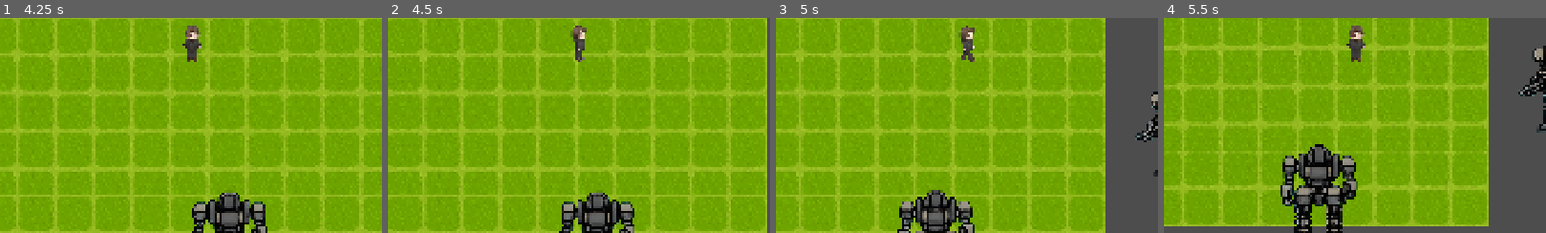
Above: before the commit, frames 1-4 (left to right).
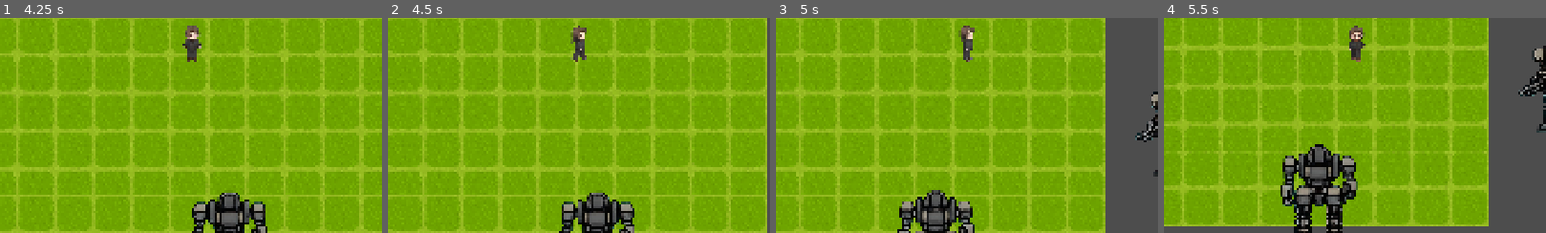
Above: after the commit, the same moments.

Repository: liup215/UnchartedLife
Game: Godot game, scene res://ui/main_menu/main_menu.tscn
Same seed, same stepped clock (60 frames per second), same inputs: the game is played once before the commit and once after it. The engine's default icon, where the game draws it, is replaced by a stand-in: a white triangle on a blue panel in a dark square.
Inputs (mouse positions are % of the whole screen's width and height, from its top left):
- Up to frame 1 (4.25 s): click "New Game" at 0.5 s; click (50, 31) at 1.27 s; type "12" at 1.35 s; click "Normal" at 2 s; click "Normal" at 2.75 s; click "Start Game" at 3.5 s
- Up to frame 2 (4.5 s): tap Enter (ui_accept) at 4.25 s; move the mouse to (72, 45) at 4.27 s; hold D (turn_right) from 4.28 s (still down); tap E (enter_vehicle) at 4.35 s; click (72, 45) at 4.42 s
- Up to frame 3 (5 s): keep holding D (turn_right); tap Enter (ui_accept) at 4.52 s
- Up to frame 4 (5.5 s): move the mouse to (30, 55) at 5.02 s; release D (turn_right) at 5.03 s; hold S (move_backward) from 5.03 s (still down); click (30, 55) at 5.1 s; tap Enter (ui_accept) at 5.27 s
The pictures show only the part of the screen within x 25-75%, y 44-94%; the shares and areas given below are measured in that part.

Frame 1 is identical in both runs. In frame 2, 0.2% of the frame differs, in the area x 47-52%, y 3-21%; in frame 3, 0.2%; in frame 4, 0.2%.

Commit message:
Fix walk animation frame order - move idle frame to end
Co-authored-by: liup215 <20367844+liup215@users.noreply.github.com>

Diff:
--- a/data/actors/player/animations/player_walk_down.tres
+++ b/data/actors/player/animations/player_walk_down.tres
@@ -9,4 +9,4 @@
 spritesheet = ExtResource("2_spritesheet")
 h_frames = 4
 v_frames = 4
-frame_indices = Array[int]([0, 1, 2, 3])
+frame_indices = Array[int]([1, 2, 3, 0])
--- a/data/actors/player/animations/player_walk_left.tres
+++ b/data/actors/player/animations/player_walk_left.tres
@@ -9,5 +9,5 @@
 spritesheet = ExtResource("2_spritesheet")
 h_frames = 4
 v_frames = 4
-frame_indices = Array[int]([4, 5, 6, 7])
+frame_indices = Array[int]([5, 6, 7, 4])
 speed = 5.0
--- a/data/actors/player/animations/player_walk_right.tres
+++ b/data/actors/player/animations/player_walk_right.tres
@@ -9,5 +9,5 @@
 spritesheet = ExtResource("2_spritesheet")
 h_frames = 4
 v_frames = 4
-frame_indices = Array[int]([8, 9, 10, 11])
+frame_indices = Array[int]([9, 10, 11, 8])
 speed = 5.0
--- a/data/actors/player/animations/player_walk_up.tres
+++ b/data/actors/player/animations/player_walk_up.tres
@@ -9,5 +9,5 @@
 spritesheet = ExtResource("2_spritesheet")
 h_frames = 4
 v_frames = 4
-frame_indices = Array[int]([12, 13, 14, 15])
+frame_indices = Array[int]([13, 14, 15, 12])
 speed = 5.0
